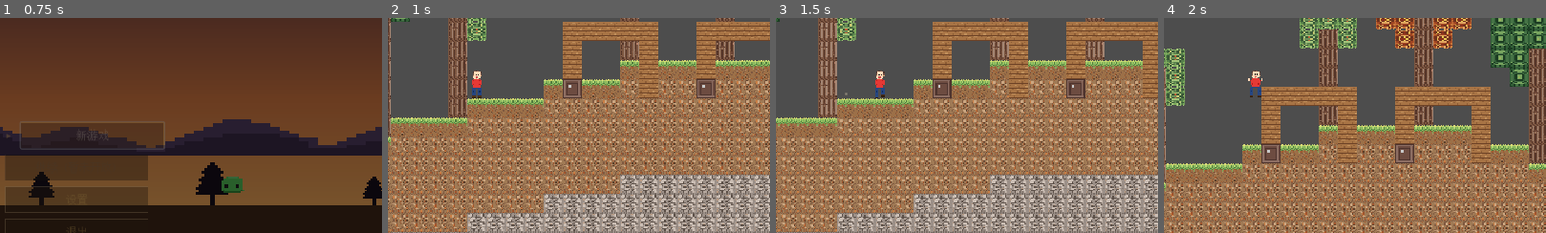
Above: before the commit, frames 1-4 (left to right).
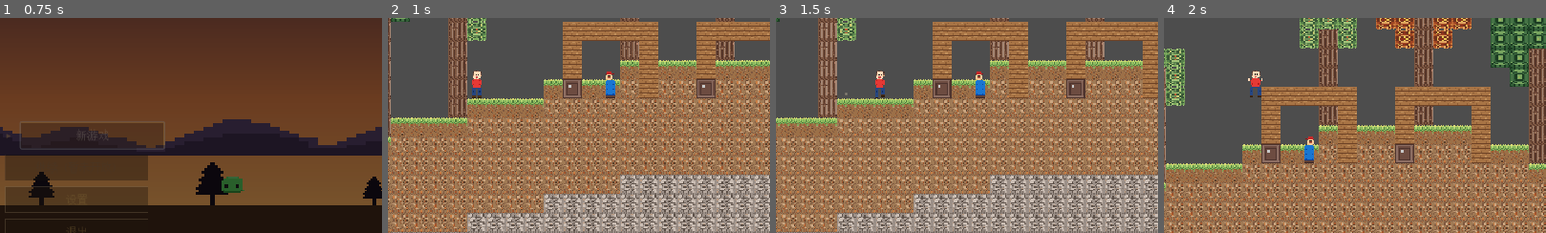
Above: after the commit, the same moments.

Repository: Nornttyy/tielaruia
Game: Godot game, scene res://scenes/main.tscn
The game is run twice, just before and just after one commit, with the same random seed, the same clock (stepped at 60 frames per second) and the same inputs.
Inputs (mouse positions are % of the whole screen's width and height, from its top left):
- Up to frame 1 (0.75 s): click "新游戏" at 0.5 s
- Up to frame 2 (1 s): no input
- Up to frame 3 (1.5 s): tap Enter at 1.25 s; move the mouse to (72, 45) at 1.27 s; hold D (move_right) from 1.28 s (still down); tap E (interact) at 1.35 s; click (72, 45) at 1.42 s
- Up to frame 4 (2 s): keep holding D (move_right); tap Space (jump) at 1.52 s
The pictures show only the part of the screen within x 38-88%, y 31-81%; the shares and areas given below are measured in that part.

Frame 1 is identical in both runs. In frame 2, 0.3% of the frame differs, in the area x 57-60%, y 24-38%; in frame 3, 0.3%; in frame 4, 0.3%.

Commit message:
feat(npc): 村庄 spawn 村民 + E 互动开对话
- world._place_village 调 _spawn_villagers 在 village_villager_spawns
  位置实例化 Villager
- player_action._try_open_workbench_or_close 优先检查 2 tile 内的
  villager, 有则 dialogue_box.open(随机词条) 并提前 return,
  跳过合成面板
- main._start_game 实例化 DialogueBox; _unhandled_input 在
  对话框可见时让对话框自己处理 ESC (不弹暂停菜单)
- main._start_game 加 world_seed param 让测试可固定种子 (boot_to_game
  默认 seed=42)

2 个集成测试: 村民被 spawn + E 触发对话.

Co-Authored-By: Claude Opus 4.7 (1M context) <noreply@anthropic.com>

Diff:
--- a/scripts/main.gd
+++ b/scripts/main.gd
@@ -8,6 +8,7 @@
 const FloatingPromptScene = preload("res://scenes/ui/floating_prompt.tscn")
 const HudScene = preload("res://scenes/ui/hud.tscn")
 const CraftingPanelScene = preload("res://scenes/ui/crafting_panel.tscn")
+const DialogueBoxScene = preload("res://scenes/ui/dialogue_box.tscn")
 
 @onready var _main_menu: CanvasLayer = $MainMenu
 @onready var _pause_menu: CanvasLayer = $PauseMenu
@@ -35,12 +36,14 @@
 	_death_screen.hide_death()
 
 
-func _start_game() -> void:
+func _start_game(world_seed: int = 0) -> void:
 	_state = "game"
 	if _main_menu != null and is_instance_valid(_main_menu):
 		_main_menu.visible = false
 	var w = WorldScene.instantiate()
 	w.name = "World"
+	if world_seed != 0:
+		w.world_seed = world_seed
 	add_child(w)
 	_game_nodes.append(w)
 
@@ -64,18 +67,23 @@
 	add_child(debug)
 	_game_nodes.append(debug)
 
+	var dialogue = DialogueBoxScene.instantiate()
+	add_child(dialogue)
+	_game_nodes.append(dialogue)
+
 	_wire_player.call_deferred()
 
 
 # 测试用 helper: 同步切到 game 状态。等价于按"新游戏"。
 # 顺便 queue_free MainMenu (测试不需要主菜单的 tween/动画副作用)。
-func boot_to_game() -> void:
+# 默认固定 seed=42 让测试结果可重复; 生产路径走 _main_menu.start_game 信号 → _start_game() 走随机.
+func boot_to_game(world_seed: int = 42) -> void:
 	if _state == "game":
 		return
 	if _main_menu != null and is_instance_valid(_main_menu):
 		_main_menu.queue_free()
 		_main_menu = null
-	_start_game()
+	_start_game(world_seed)
 
 
 func _wire_player() -> void:
@@ -120,5 +128,9 @@
 	if event.is_action_pressed("ui_pause") and _state == "game":
 		if _death_screen.visible:
 			return
+		# 对话框开着时 ESC 优先让对话框自己关 (它的 _unhandled_input 会消费)
+		var db := get_tree().get_first_node_in_group("dialogue_box")
+		if db != null and db.visible:
+			return
 		_pause_menu.toggle()
 		get_viewport().set_input_as_handled()
--- a/scripts/player/player_action.gd
+++ b/scripts/player/player_action.gd
@@ -2,6 +2,7 @@
 extends Node2D
 
 const ItemDropScene = preload("res://scenes/items/item_drop.tscn")
+const VillagerLines = preload("res://scripts/npc/villager_lines.gd")
 const TILE_SIZE := 16
 const REACH_TILES := 4
 const INVALID_TILE := Vector2i(-1, -1)
@@ -73,6 +74,13 @@
 
 
 func _try_open_workbench_or_close() -> void:
+	# 优先级: 附近村民 → 对话 (跳过合成面板)
+	var villager = _find_villager_nearby()
+	if villager != null:
+		var db = get_tree().get_first_node_in_group("dialogue_box")
+		if db != null and db.has_method("open"):
+			db.open(VillagerLines.random_line())
+		return
 	var cp: CanvasLayer = get_tree().get_first_node_in_group("crafting_panel")
 	if cp == null:
 		return
@@ -84,6 +92,17 @@
 		cp.open(3)
 	else:
 		cp.open(2)
+
+
+func _find_villager_nearby() -> Node2D:
+	var parent: Node2D = get_parent() as Node2D
+	if parent == null:
+		return null
+	var player_pos: Vector2 = parent.global_position
+	for v in get_tree().get_nodes_in_group("villagers"):
+		if v is Node2D and v.global_position.distance_to(player_pos) <= 2.0 * TILE_SIZE:
+			return v
+	return null
 
 
 func _has_workbench_nearby() -> bool:
--- a/scripts/world/world.gd
+++ b/scripts/world/world.gd
@@ -10,6 +10,7 @@
 const VillagePlacer = preload("res://scripts/world/village_placer.gd")
 const PlayerScene = preload("res://scenes/player/player.tscn")
 const SlimeScene = preload("res://scenes/entities/slime.tscn")
+const VillagerScene = preload("res://scenes/entities/villager.tscn")
 const ItemDropScene = preload("res://scenes/items/item_drop.tscn")
 
 const MAX_SLIMES := 4
@@ -60,6 +61,17 @@
 	village_villager_spawns = VillagePlacer.place(
 		chunk_manager, terrain_layer, prefab, spawn_point
 	)
+	_spawn_villagers()
+
+
+func _spawn_villagers() -> void:
+	for tile_pos in village_villager_spawns:
+		var v = VillagerScene.instantiate()
+		v.global_position = Vector2(
+			tile_pos.x * TILE_SIZE + TILE_SIZE / 2.0,
+			tile_pos.y * TILE_SIZE + TILE_SIZE
+		)
+		entities_root.add_child(v)
 
 
 func _process(delta: float) -> void:
--- /dev/null
+++ b/tests/integration/test_villager_interaction.gd
@@ -0,0 +1,32 @@
+extends GutTest
+
+const MainScene = preload("res://scenes/main.tscn")
+
+
+func test_villager_spawns_in_world():
+	var main = MainScene.instantiate()
+	add_child_autofree(main)
+	main.boot_to_game()
+	await wait_frames(3)
+	var villagers = get_tree().get_nodes_in_group("villagers")
+	assert_eq(villagers.size(), 1, "应有 1 个村民被 spawn")
+
+
+func test_e_near_villager_opens_dialogue():
+	var main = MainScene.instantiate()
+	add_child_autofree(main)
+	main.boot_to_game()
+	await wait_frames(3)
+	var world = main.get_node("World")
+	var player: Node2D = world.get_player()
+	var villagers = get_tree().get_nodes_in_group("villagers")
+	assert_gt(villagers.size(), 0)
+	var v: Node2D = villagers[0]
+	# 把玩家挪到村民身边
+	player.global_position = v.global_position + Vector2(8, 0)
+	var action: Node2D = player.get_node("PlayerAction")
+	action._try_open_workbench_or_close()
+	var db = get_tree().get_first_node_in_group("dialogue_box")
+	assert_not_null(db)
+	assert_true(db.visible, "对话框应被打开")
+	assert_ne(db._line_label.text, "", "应显示一条词条")
